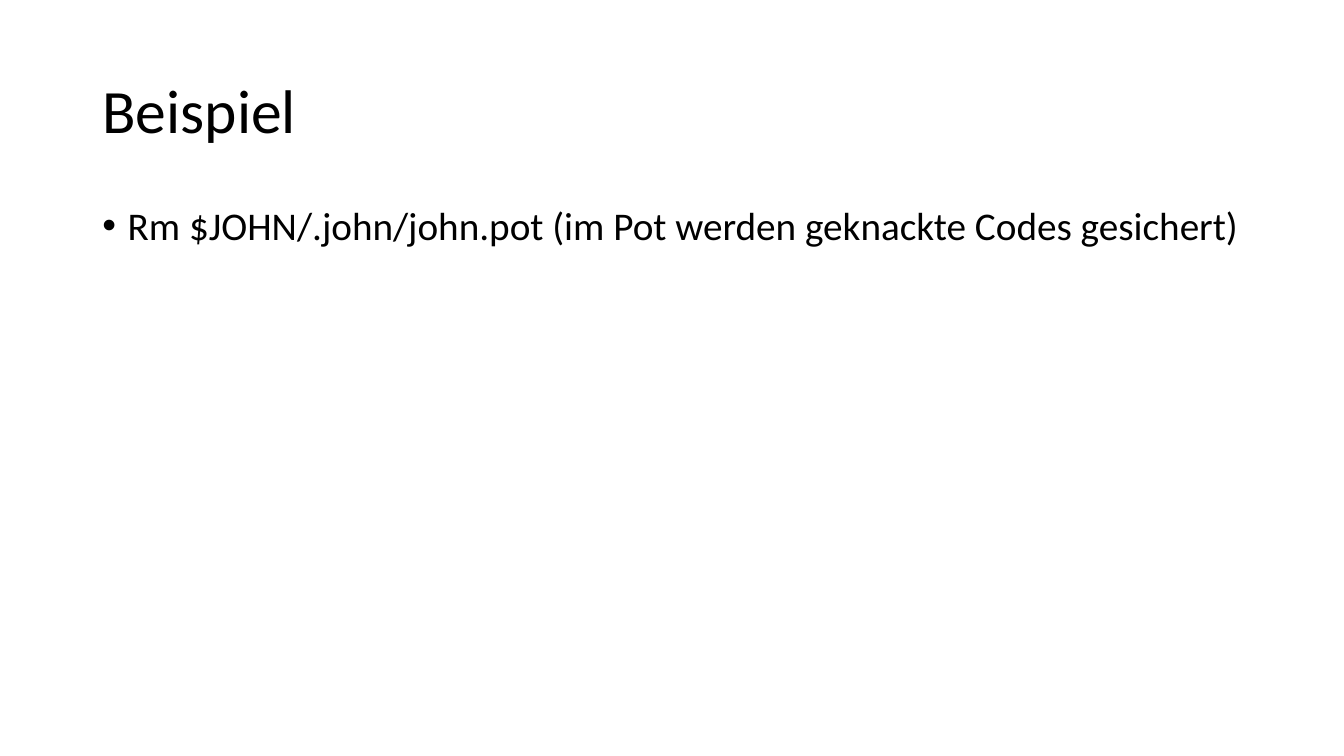
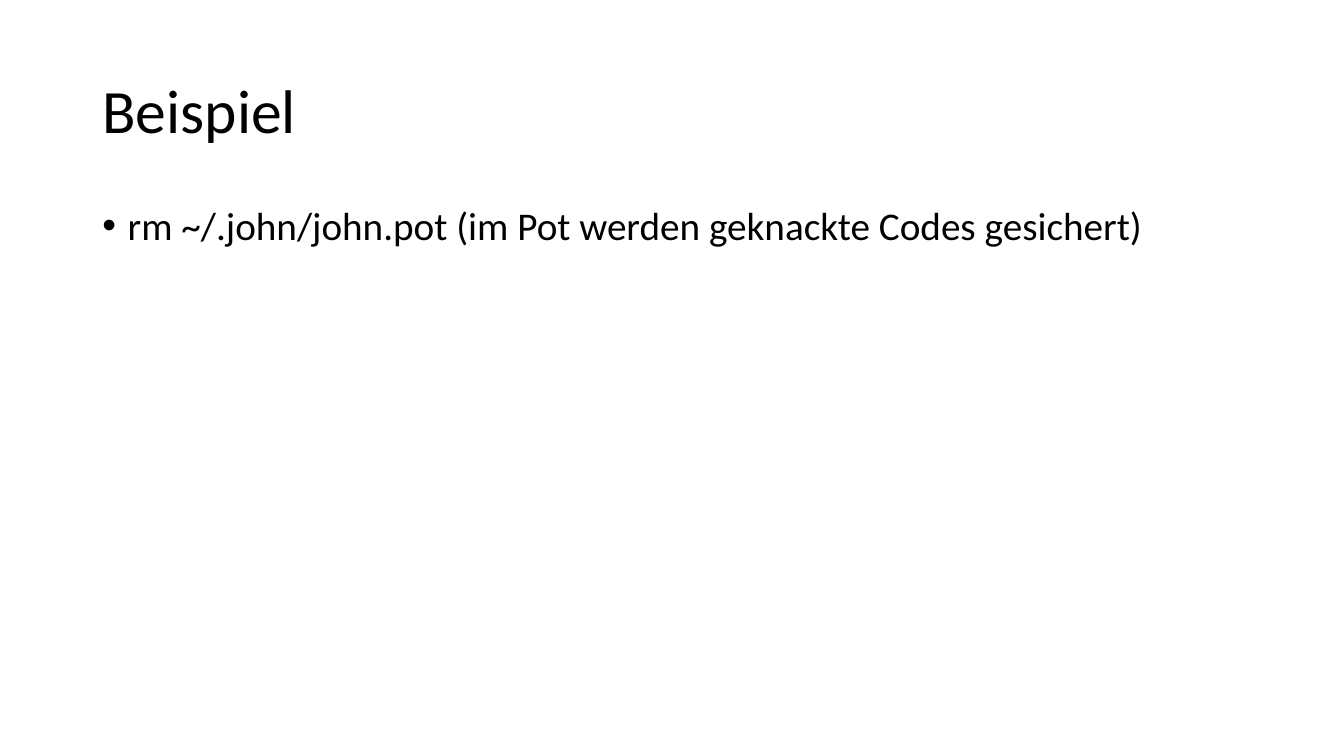
Before and after one commit to StefanSchuck/JohnTheRipperVortrag, a slide deck: slide 15 of Vortrag.pptx. Drawn at 1344x756 pixels with LibreOffice and Linux fonts; fonts in the diff are those of the drawing. Boxes give left, top, right and bottom in pixels: in the first picture for what was removed or moved away, otherwise in the second. Text is boxed around its words. In the diff, an @@ line names an element or a change of style, - is before the commit and + after.

```diff
--- a/Vortrag.pptx
+++ b/Vortrag.pptx
@@ text at (128,211,1142,247): text changed @@
-• Rm $JOHN/.john/john.pot (im Pot werden geknackte Codes gesichert)
+• rm ~/.john/john.pot (im Pot werden geknackte Codes gesichert)
```
Also in this commit, not shown: 1 other slide changed.
